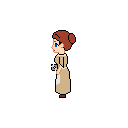
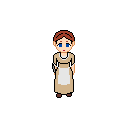
Revision of a layered 128×128 image; what changed, layer by layer:
hid "ihammer_walk_left" over [51, 30, 76, 98]
showed "iknife_walk_down" over [51, 30, 76, 98]